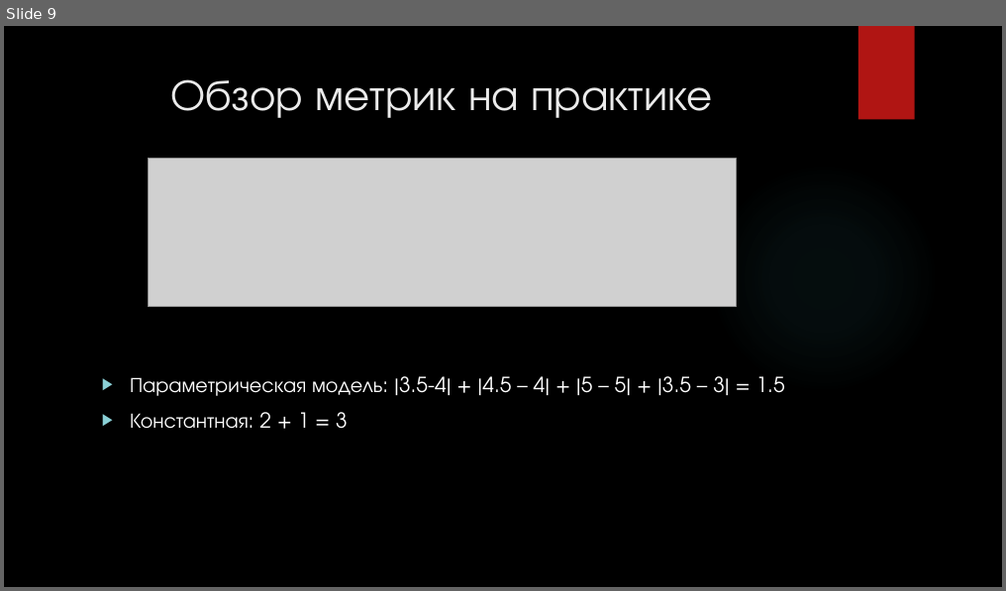
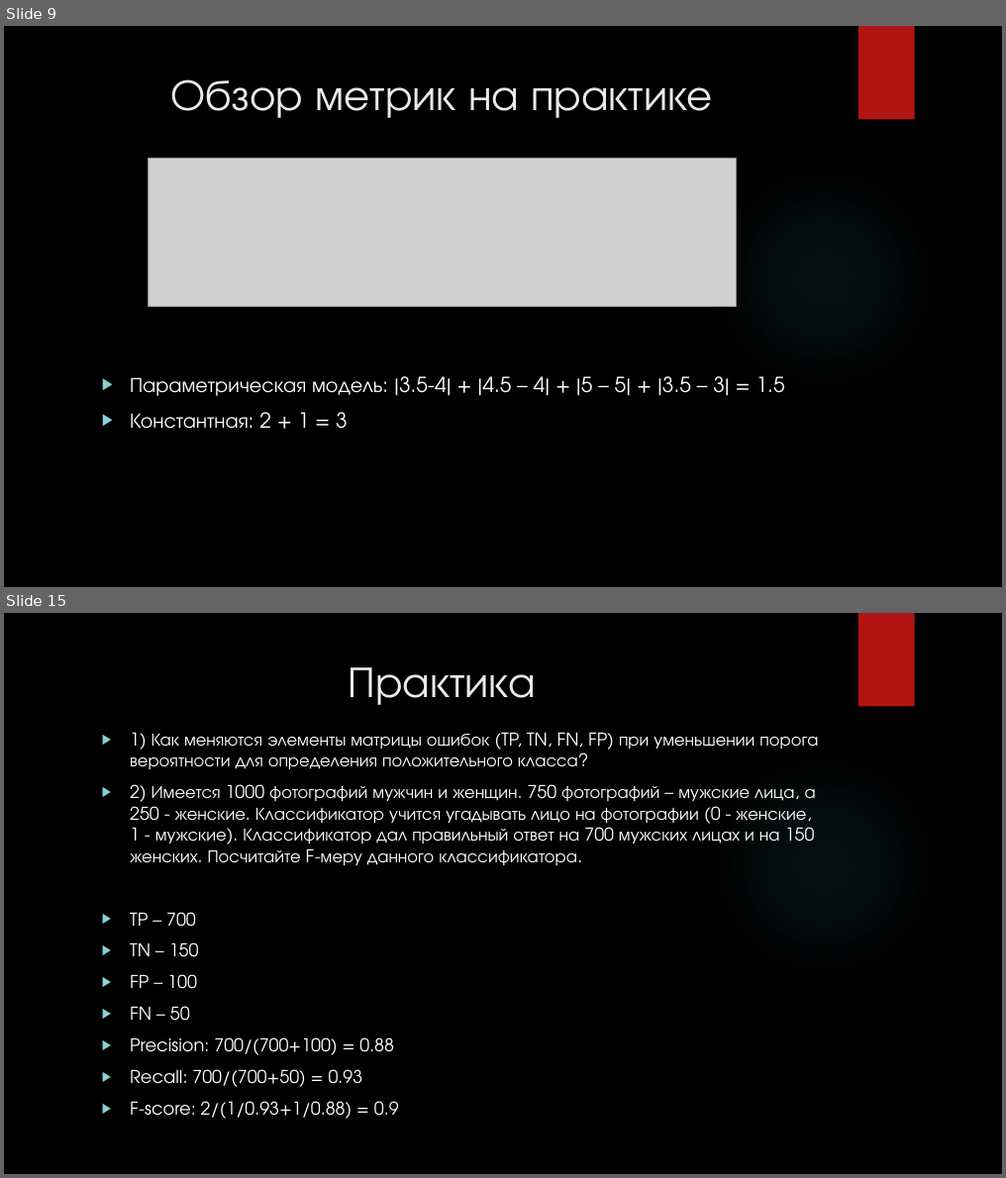
Before and after one commit to meteoFurletov/ml_example, a slide deck: presentation/Введение в ML.pptx. Shown one above the other, each under a label of ours: slide 9 before the commit, slides 9 and 15 after it; the slides between them are not shown. The pictures are 1006x591 and 1006x1178 pixels, drawn with LibreOffice and Linux fonts; fonts in the diff are those of the drawing; grey boxes stand for pictures; background and template pictures are left out. Boxes give left, top, right and bottom in pixels: in the first picture for what was removed or moved away, otherwise in the second. Text is boxed around its words. In the diff, an @@ line names an element or a change of style, - is before the commit and + after.

Commit message:
presentation_update

```diff
--- a/presentation/Введение в ML.pptx
+++ b/presentation/Введение в ML.pptx
@@ slide 15 added at [4, 613, 1002, 1174], background picture (left out); not listed: 2 template elements that a slide beside it also shows @@
@@ title added at [349, 667, 536, 705], 42 pt, text #EBEBEB @@
+Практика
@@ text added at [130, 732, 818, 1119], 17 pt, text #FFFFFF @@
+▶ 1) Как меняются элементы матрицы ошибок (TP, TN, FN, FP) при уменьшении порога вероятности для определения положительного класса?
+▶ 2) Имеется 1000 фотографий мужчин и женщин. 750 фотографий – мужские лица, а 250 - женские. Классификатор учится угадывать лицо на фотографии (0 - женские, 1 - мужские). Классификатор дал правильный ответ на 700 мужских лицах и на 150 женских. Посчитайте F-меру данного классификатора.
+▶ TP – 700
+▶ TN – 150
+▶ FP – 100
+▶ FN – 50
+▶ Precision: 700/(700+100) = 0.88
+▶ Recall: 700/(700+50) = 0.93
+▶ F-score: 2/(1/0.93+1/0.88) = 0.9
```
Also in this commit, not shown: 5 other slides added.
